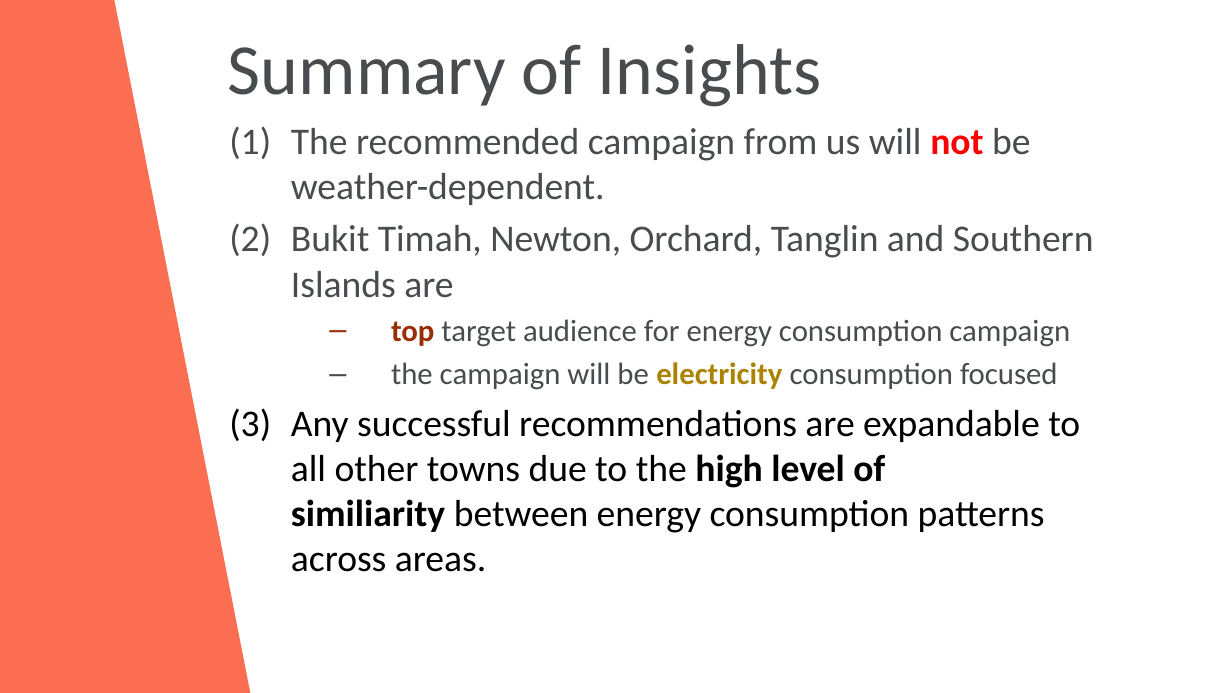
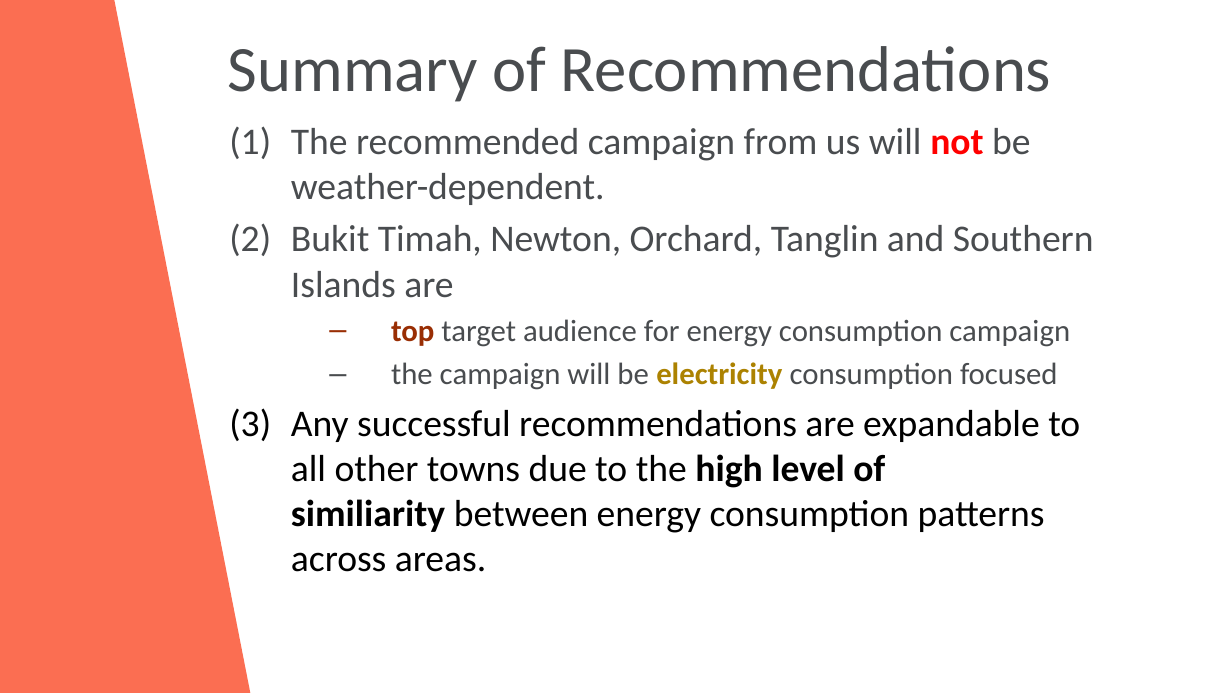
Before and after one commit to khammingfatt/Project-1-Data-Analysis-of-Singapore-Weather-Patterns-and-Energy-Consumption, a slide deck: slide 17 of Project 1 - Data Analysis of Singapore Weather Patterns to Identify Means to Optimise Households Energy Consumption by Town.pptx. Drawn at 1232x693 pixels with LibreOffice and Linux fonts; fonts in the diff are those of the drawing; background and template pictures are left out. Boxes give left, top, right and bottom in pixels: in the first picture for what was removed or moved away, otherwise in the second. Text is boxed around its words. In the diff, an @@ line names an element or a change of style, - is before the commit and + after.

```diff
--- a/Project 1 - Data Analysis of Singapore Weather Patterns to Identify Means to Optimise Households Energy Consumption by Town.pptx
+++ b/Project 1 - Data Analysis of Singapore Weather Patterns to Identify Means to Optimise Households Energy Consumption by Town.pptx
@@ title at bbox=[228, 46, 1051, 102]: text changed; size 42 to 37.8 pt @@
-Summary of Insights
+Summary of Recommendations
```
Also in this commit, not shown: 1 other file.
